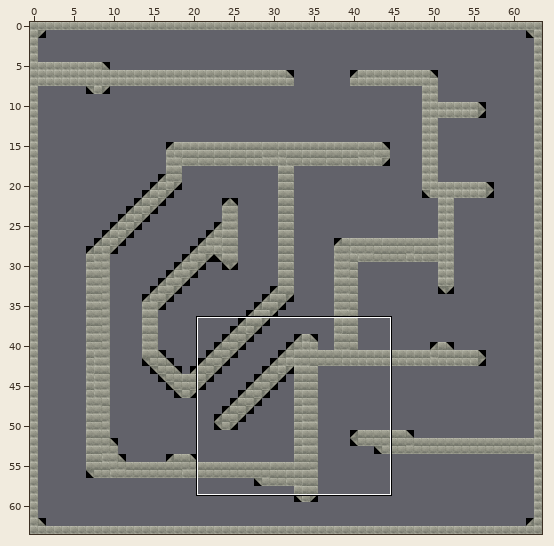
Tiled map: GravityPoC/level1.tmx. The first picture is a wide view before the edit; the outline marks the close-up.
Close-up. The starting point:
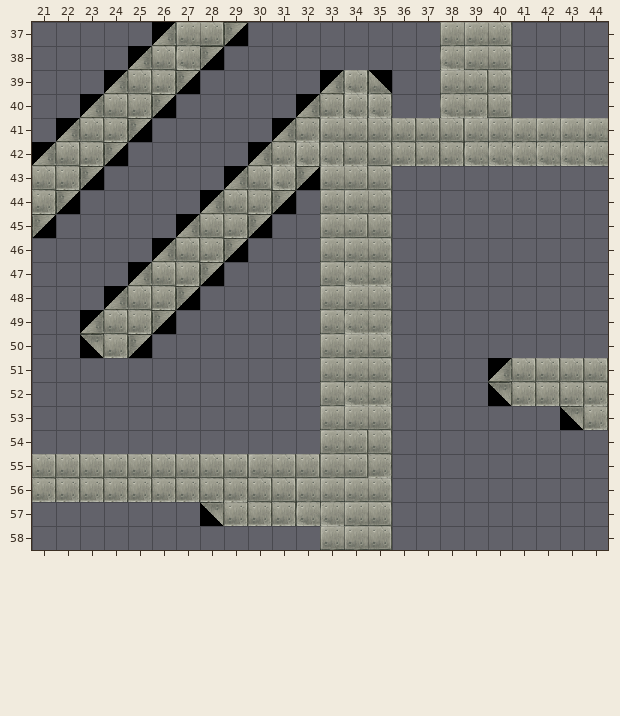
Cells are 32x32 px. Shown: x 21..44, y 37..58. The commit also changed other parts of the map, which this record leaves out. Tiles whose own drawing changed are shown in their newer look in all pictures.
After the commit:
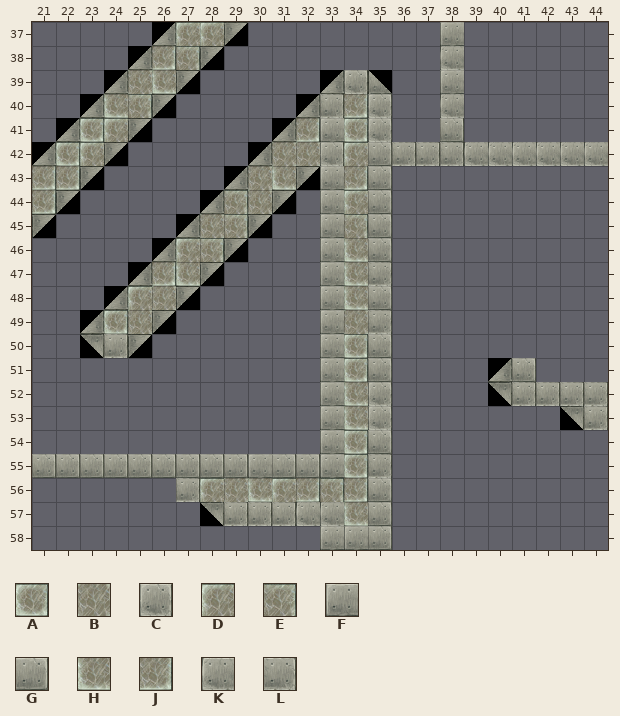
Key: from "tilesetA": A 90, B 91, C 92, D 106, E 107, F 108, G 109, H 122, J 123, K 124, L 125.
_ is an empty cell.
Diff:
Layer "Tile Layer 1":
Tile F gives way to tile A in rows 50 to 51 at x 34.
Tile G gives way to tile A in row 41 at x 23 and 34; in row 42 at x 22; in row 49 at x 24; in rows 54 to 55 at x 34.
Tile C gives way to tile B in row 42 at x 32.
Tile G gives way to tile B in row 39 at x 25; in row 43 at x 30; in row 45 at x 28.
Tile K gives way to tile B in row 49 at x 34.
Tile L gives way to tile B in row 42 at x 31; in row 44 at x 30; in row 48 at x 26; in row 49 at x 25; in row 56 at x 29.
Tile G gives way to tile C in row 41 at x 35; in row 53 at x 35.
Tile L gives way to tile C in row 52 at x 35.
Tile F gives way to tile D in row 37 at x 27; in row 44 at x 34.
Tile G gives way to tile D in row 37 at x 28; in row 46 at x 27; in row 48 at x 25; in row 56 at x 31.
Tile L gives way to tile D in row 41 at x 24; in row 42 at x 23 and 34; in row 56 at x 28.
Tile F gives way to tile E in row 56 at x 33.
Tile G gives way to tile E in row 44 at x 29; in row 45 at x 34.
Tile K gives way to tile E in row 38 at x 27.
Tile L gives way to tile E in row 40 at x 25; in row 45 at x 29; in row 46 at x 28.
Tile C gives way to tile H in row 43 at x 31.
Tile F gives way to tile H in row 46 at x 34; in row 48 at x 34; in row 53 at x 34; in row 57 at x 34.
Tile G gives way to tile H in row 40 at x 24; in row 56 at x 30.
Tile K gives way to tile H in row 47 at x 34; in row 52 at x 34.
Tile L gives way to tile H in row 39 at x 26; in row 47 at x 27.
Tile C gives way to tile J in row 40 at x 34.
Tile F gives way to tile J in row 56 at x 32 and 34.
Tile G gives way to tile J in row 38 at x 26; in row 43 at x 21 and 34; in row 47 at x 26.
Tile L gives way to tile J in row 41 at x 32; in row 43 at x 22; in row 44 at x 21.
Tile F is gone in rows 37 to 38 at x 39; in row 41 at x 39 to 44.
Tile G is gone in rows 37 to 38 at x 40; in row 39 at x 39 to 40; in row 40 at x 40; in row 41 at x 36 to 37; in row 51 at x 42 to 44.
Tile L is gone in row 40 at x 39; in row 56 at x 21 to 26.
Changed places in both close-ups, as pixel boxes (x1, y1, x2, y2):
changed: (32, 22, 440, 526)
removed: (464, 22, 608, 142)
removed: (536, 358, 608, 382)
